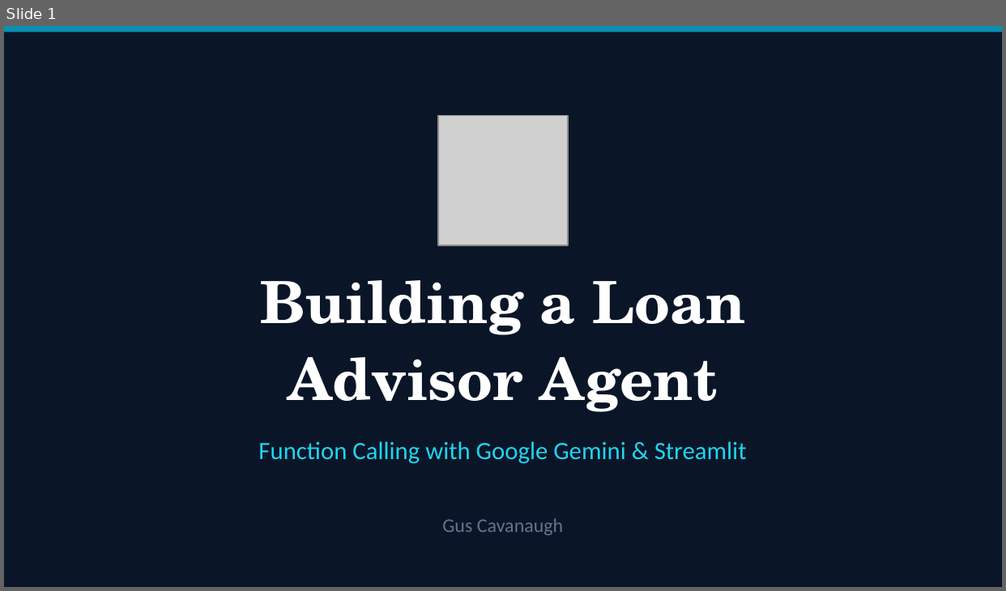
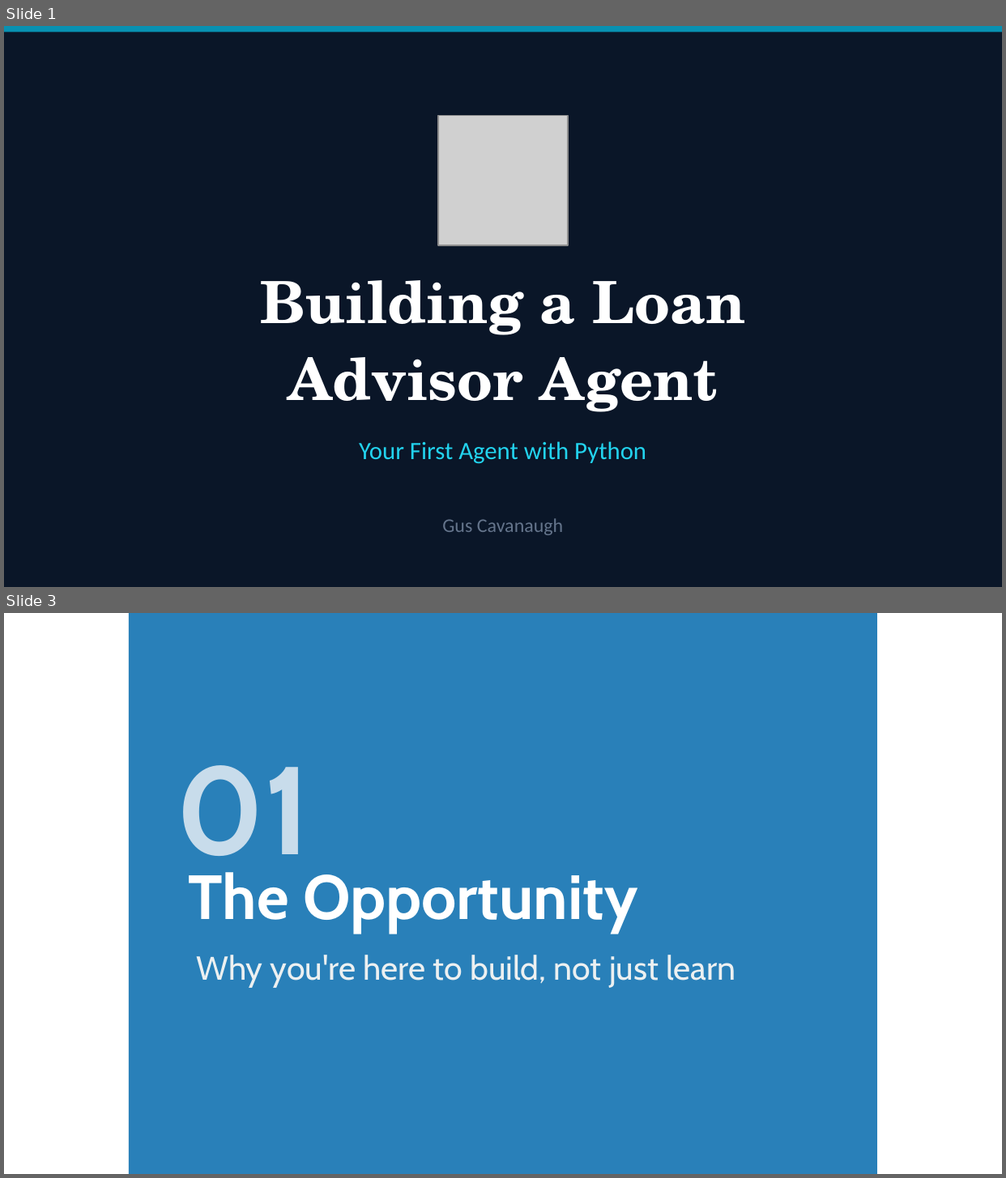
Before and after one commit to Gcav66/basic_loan_advisor_agent, a slide deck: loan_advisor_tutorial.pptx. Shown one above the other, each under a label of ours: slide 1 before the commit, slides 1 and 3 after it; the slides between them are not shown. The pictures are 1006x591 and 1006x1178 pixels, drawn with LibreOffice and Linux fonts; fonts in the diff are those of the drawing; grey boxes stand for pictures. Boxes give left, top, right and bottom in pixels: in the first picture for what was removed or moved away, otherwise in the second. Text is boxed around its words. In the diff, an @@ line names an element or a change of style, - is before the commit and + after.

```diff
--- a/loan_advisor_tutorial.pptx
+++ b/loan_advisor_tutorial.pptx
@@ slide 3 added at <box>4,613,1002,1174</box>, background #FFFFFF @@
@@ rectangle added at <box>129,613,877,1174</box>, fill #2980B9 @@
@@ text added at <box>176,765,310,881</box>, 90 pt, text #C8DCEB, bold @@
+01
@@ text added at <box>188,872,638,933</box>, 45 pt, text #FFFFFF, bold @@
+The Opportunity
@@ text added at <box>196,955,735,988</box>, 24 pt, text #ECF0F1 @@
+Why you're here to build, not just learn
@@ slide 1 changed as well @@
@@ text at <box>359,442,646,464</box>: text changed @@
-Function Calling with Google Gemini & Streamlit
+Your First Agent with Python
```
Also in this commit, not shown: 3 other slides changed, 20 other slides added.
